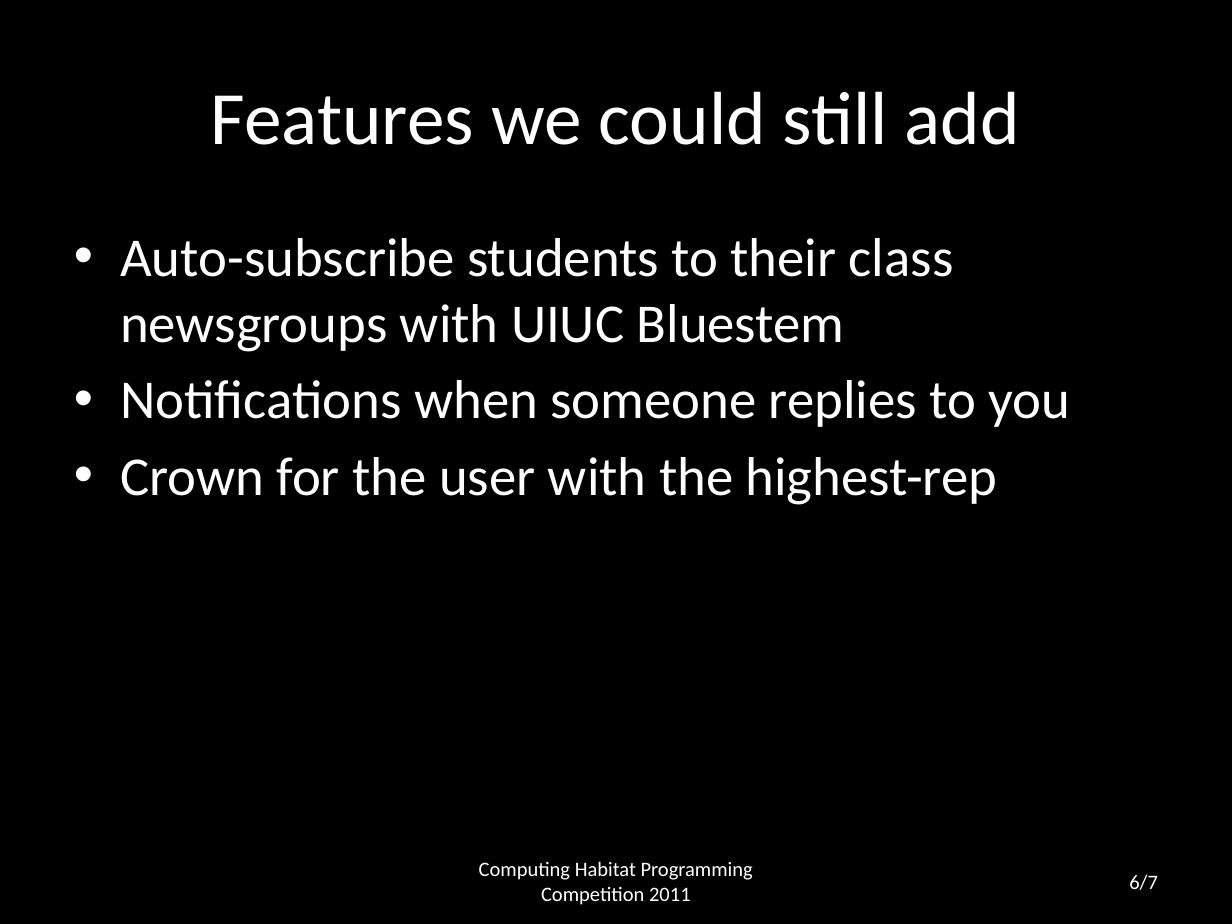
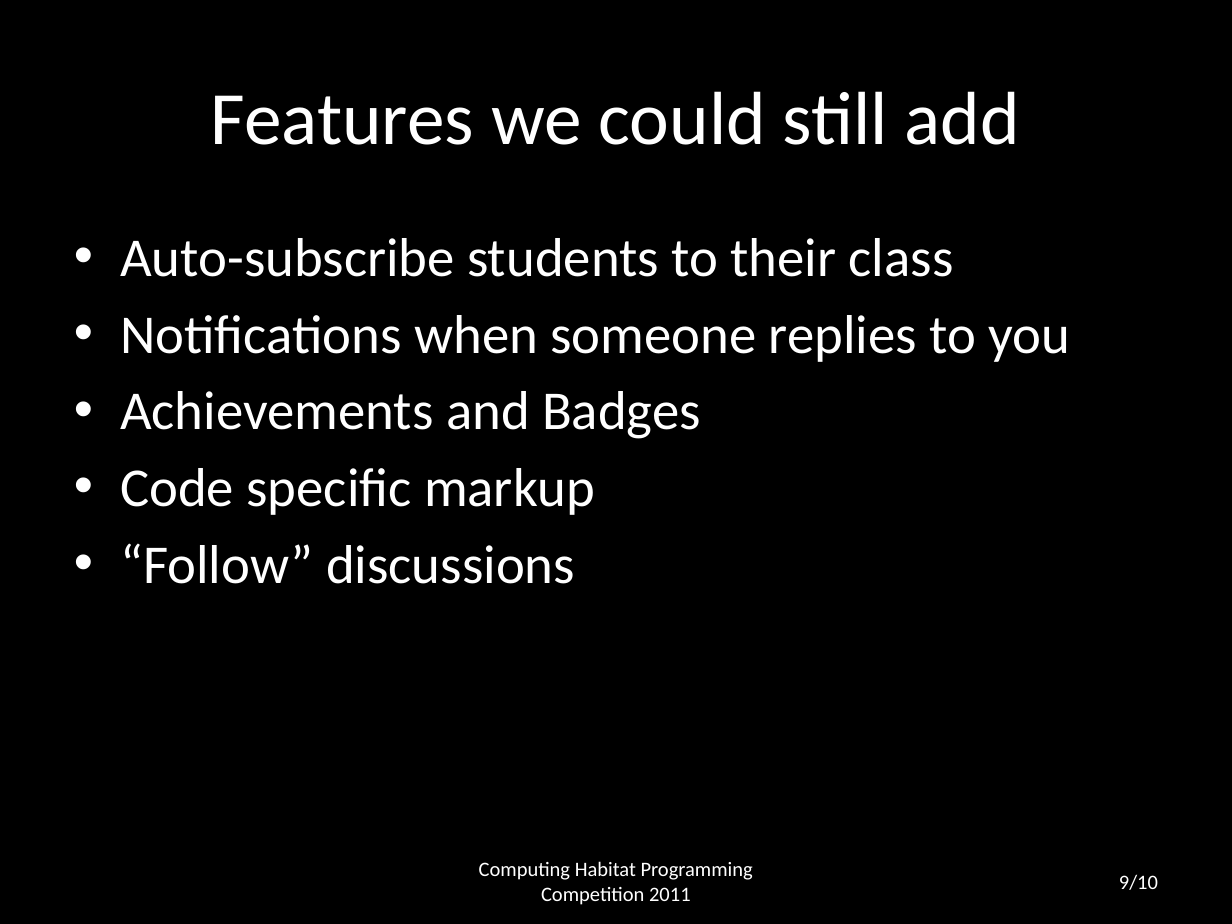
Before and after one commit to kryali/CourseOverflow, a slide deck: slide 9 of Presentation.pptx (slide 6 before the commit). Drawn at 1232x924 pixels with LibreOffice and Linux fonts; fonts in the diff are those of the drawing. Boxes give left, top, right and bottom in pixels: in the first picture for what was removed or moved away, otherwise in the second. Text is boxed around its words. In the diff, an @@ line names an element or a change of style, - is before the commit and + after.

Commit message:
updating presentation to latest v

```diff
--- a/Presentation.pptx
+++ b/Presentation.pptx
@@ text at <box>120,238,954,277</box>: text changed @@
-• Auto-subscribe students to their class newsgroups with UIUC Bluestem
+• Auto-subscribe students to their class
@@ text at <box>120,391,701,584</box>: text changed @@
-• Crown for the user with the highest-rep
+• Achievements and Badges
+• Code specific markup
+• “Follow” discussions
@@ text at <box>1119,874,1158,890</box>: text changed @@
-6/7
+9/10
```
Also in this commit, not shown: 5 other slides changed, 4 slides added, 1 slide removed.
